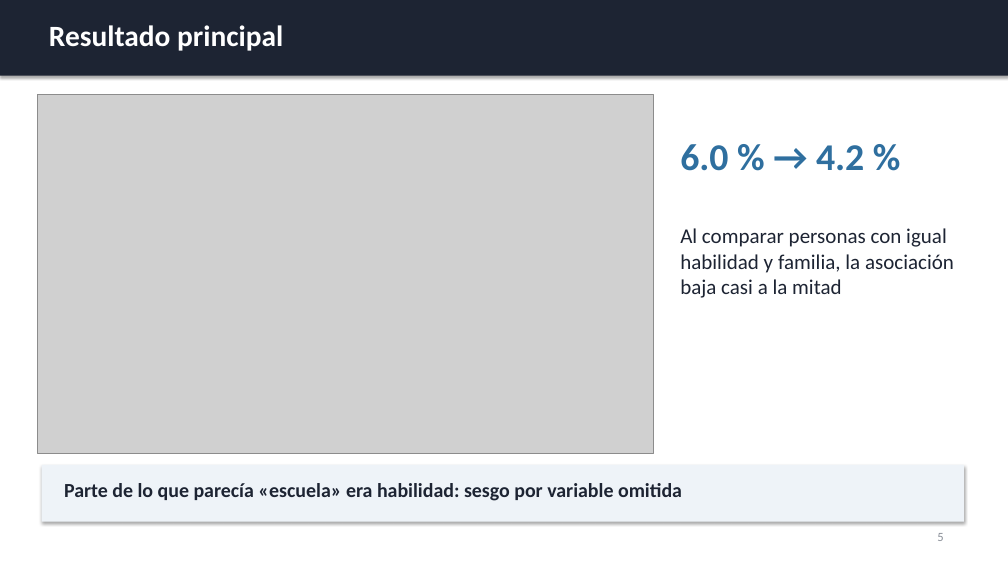
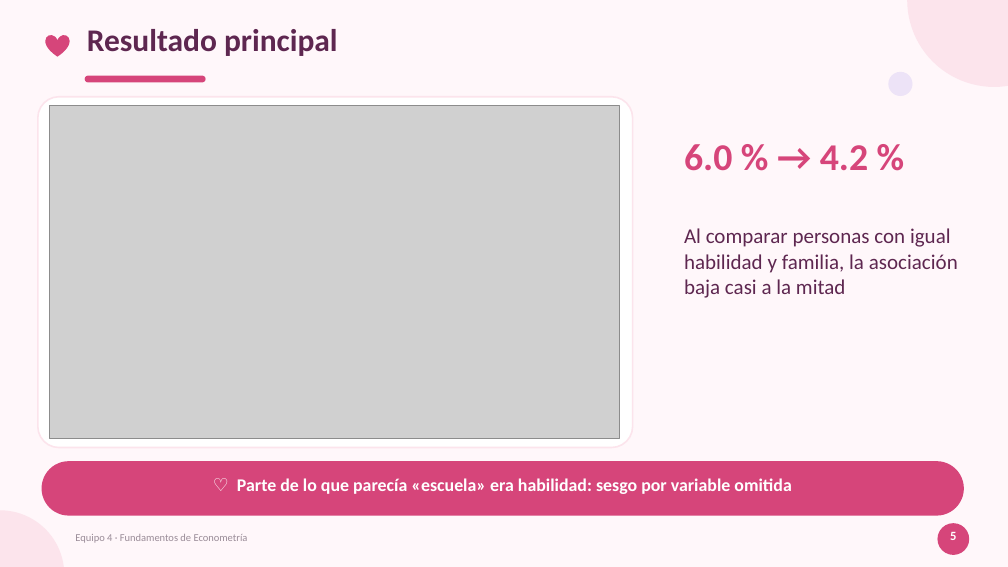
Before and after one commit to ximeelaraa/mincer-multicolinealidad, a slide deck: slide 5 of Presentacion_Final.pptx. Drawn at 1008x567 pixels with LibreOffice and Linux fonts; fonts in the diff are those of the drawing; grey boxes stand for pictures. Boxes give left, top, right and bottom in pixels: in the first picture for what was removed or moved away, otherwise in the second. Text is boxed around its words. In the diff, an @@ line names an element or a change of style, - is before the commit and + after.

```diff
--- a/Presentacion_Final.pptx
+++ b/Presentacion_Final.pptx
@@ background #FFFFFF to #FFF7FA @@
@@ rectangle removed at box(0, 0, 1008, 76) @@
@@ text "Resultado principal": place and size @@
-text "Resultado principal" at box(49, 25, 283, 51)
+text "Resultado principal" at box(87, 29, 338, 56)
@@ text "Resultado principal" at box(87, 29, 338, 56): size 28 to 30 pt, text colour #FFFFFF to #5E2750 @@
@@ ellipse added at box(907, 0, 1008, 87), fill #FCE4EC @@
@@ heart added at box(45, 35, 70, 57), fill #D6457A @@
@@ rounded rectangle added at box(85, 76, 206, 82), fill #D6457A @@
@@ ellipse added at box(889, 72, 913, 96), fill #EDE3F7 @@
@@ rounded rectangle added at box(38, 97, 633, 448), fill #FFFFFF, outline #FCE4EC 1.5 pt @@
@@ picture: place and size @@
-picture at box(38, 95, 653, 454)
+picture at box(49, 106, 619, 439)
@@ text "6.0 % → 4.2 %" at box(684, 144, 868, 171): text colour #2F6F9F to #D6457A @@
@@ text "Al comparar personas con igual ..." at box(684, 228, 958, 298): text colour #1D2433 to #5E2750 @@
@@ rectangle removed at box(42, 465, 964, 522) @@
@@ rounded rectangle added at box(42, 461, 964, 516), fill #D6457A @@
@@ text at box(237, 478, 791, 494): text changed; size 19 to 17 pt; text colour #1D2433 to #FFFFFF @@
-Parte de lo que parecía «escuela» era habilidad: sesgo por variable omitida
+♡ Parte de lo que parecía «escuela» era habilidad: sesgo por variable omitida
@@ ellipse added at box(0, 510, 64, 567), fill #FCE4EC @@
@@ text added at box(75, 534, 248, 543), 10 pt, text #9A8C98 @@
+Equipo 4 · Fundamentos de Econometría
@@ text "5" at box(950, 532, 956, 540): text colour #8A8F98 to #FFFFFF, bold on; alignment left to centre @@
@@ ellipse added at box(938, 523, 969, 555), fill #D6457A @@
```
Also in this commit, not shown: 10 other slides changed, 7 other files.
